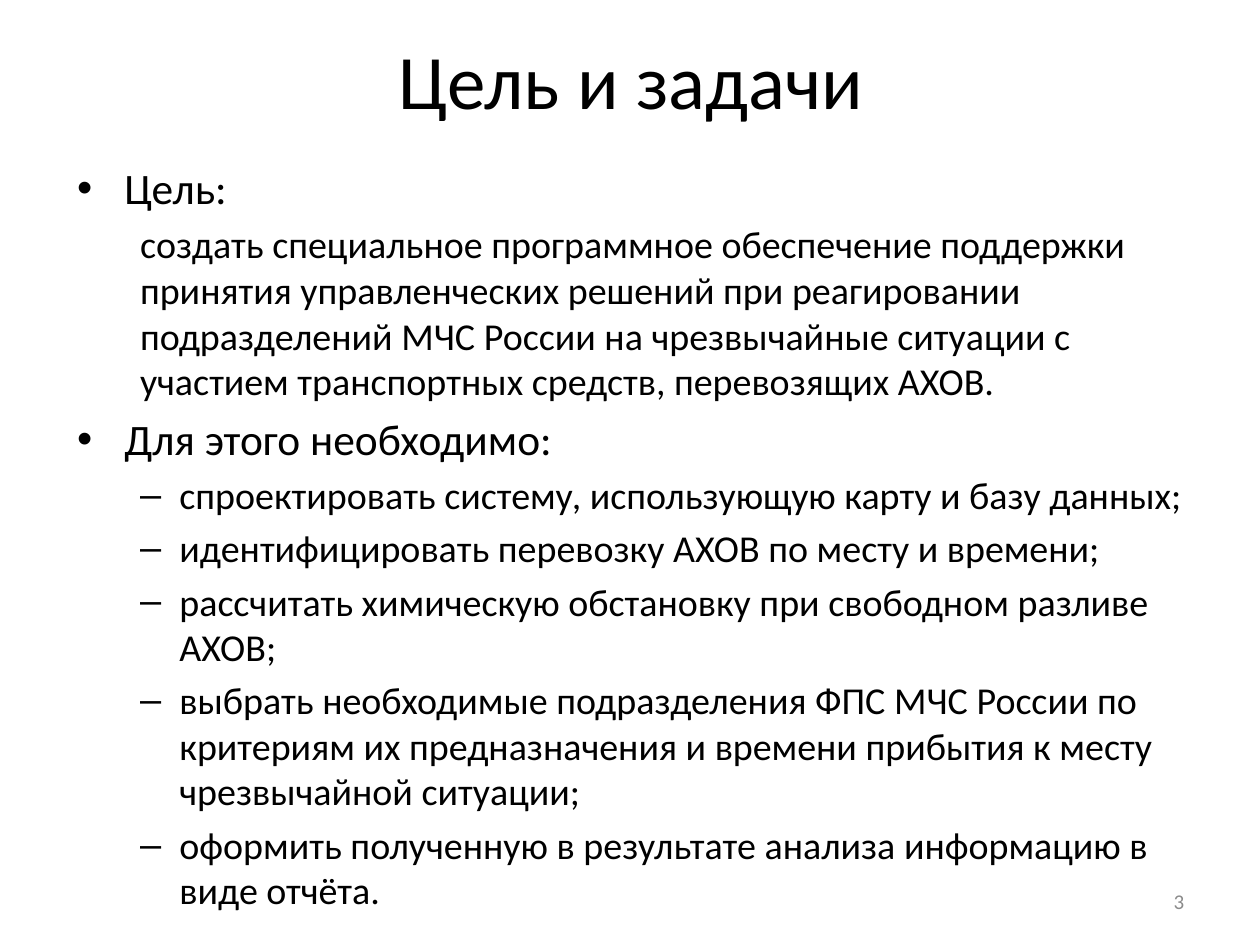
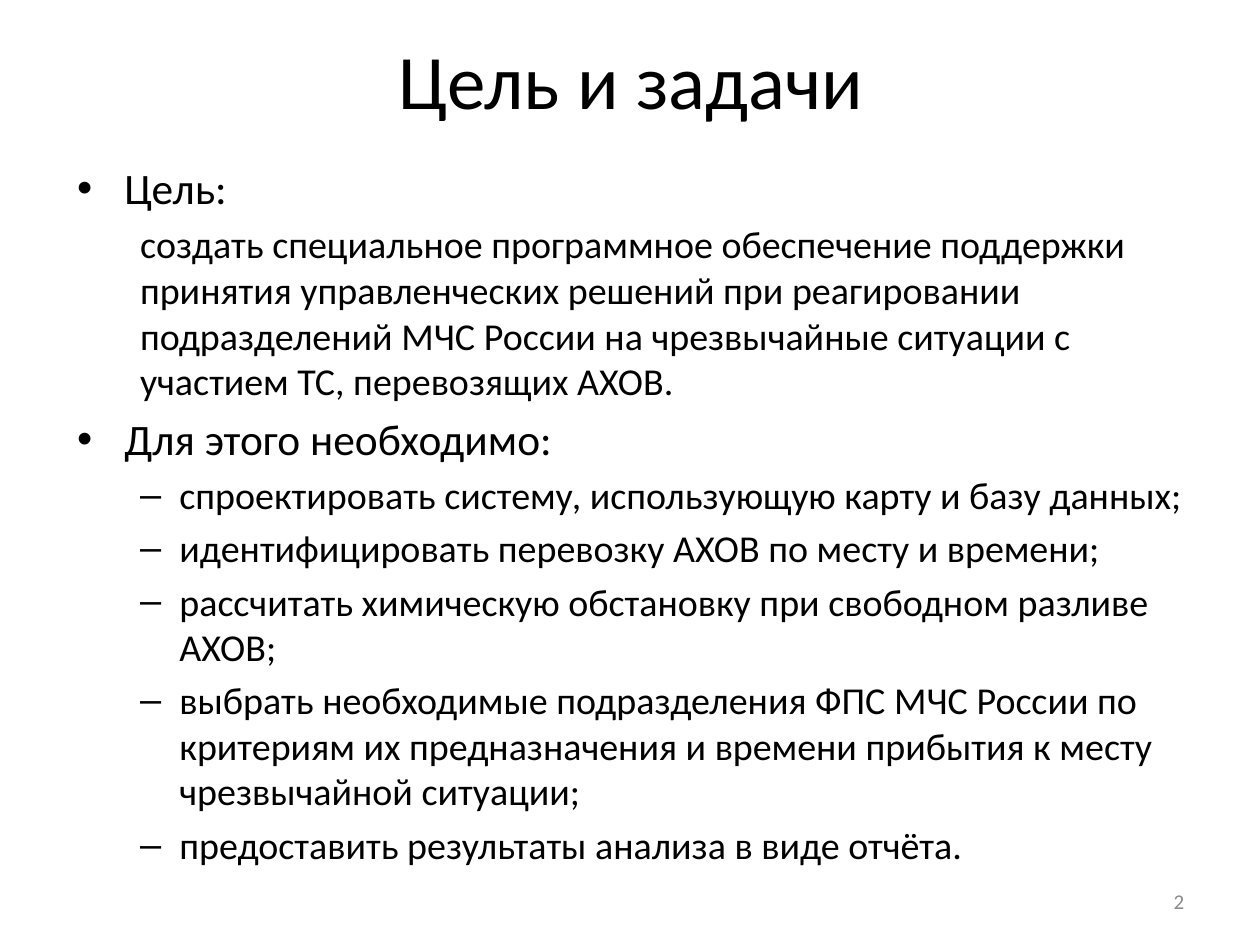
Before and after one commit to SanSanch5/BachelorDiplom, a slide deck: slide 2 of РПЗ/Презентация.pptx (slide 3 before the commit). Drawn at 1260x945 pixels with LibreOffice and Linux fonts; fonts in the diff are those of the drawing. Boxes give left, top, right and bottom in pixels: in the first picture for what was removed or moved away, otherwise in the second. Text is boxed around its words. In the diff, an @@ line names an element or a change of style, - is before the commit and + after.

```diff
--- a/РПЗ/Презентация.pptx
+++ b/РПЗ/Презентация.pptx
@@ text at [140, 232, 1125, 402]: text changed @@
-  создать специальное программное обеспечение поддержки принятия управленческих решений при реагировании подразделений МЧС России на чрезвычайные ситуации с участием транспортных средств, перевозящих АХОВ.
+  создать специальное программное обеспечение поддержки принятия управленческих решений при реагировании подразделений МЧС России на чрезвычайные ситуации с участием ТС, перевозящих АХОВ.
@@ text at [179, 833, 1147, 911]: text changed @@
-  – оформить полученную в результате анализа информацию в виде отчёта.
+  – предоставить результаты анализа в виде отчёта.
@@ page number at [1174, 895, 1185, 909]: text changed @@
-3
+2
```
Also in this commit, not shown: 7 other slides changed, 3 slides added, 3 slides removed, 18 other files.
